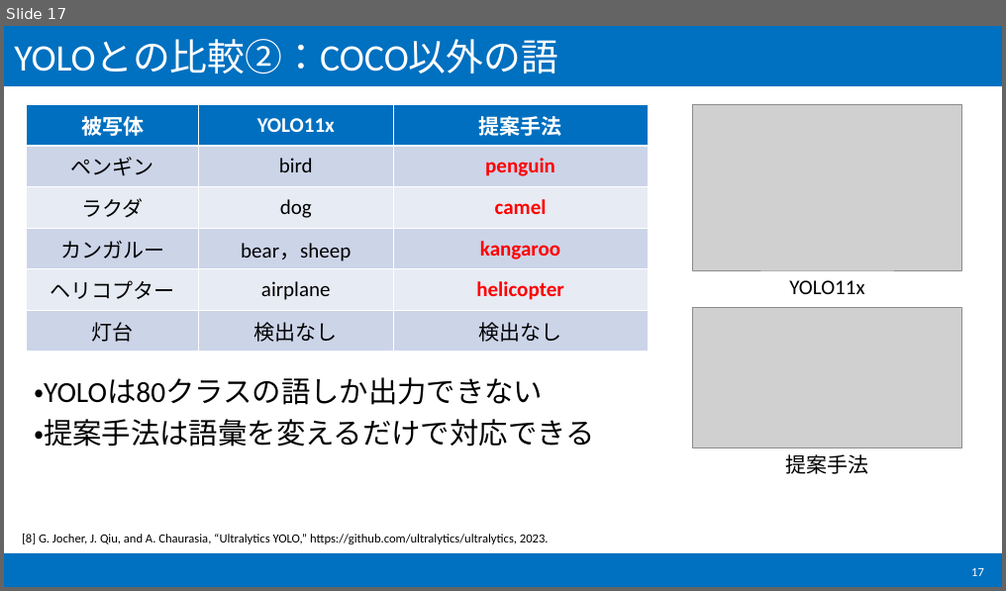
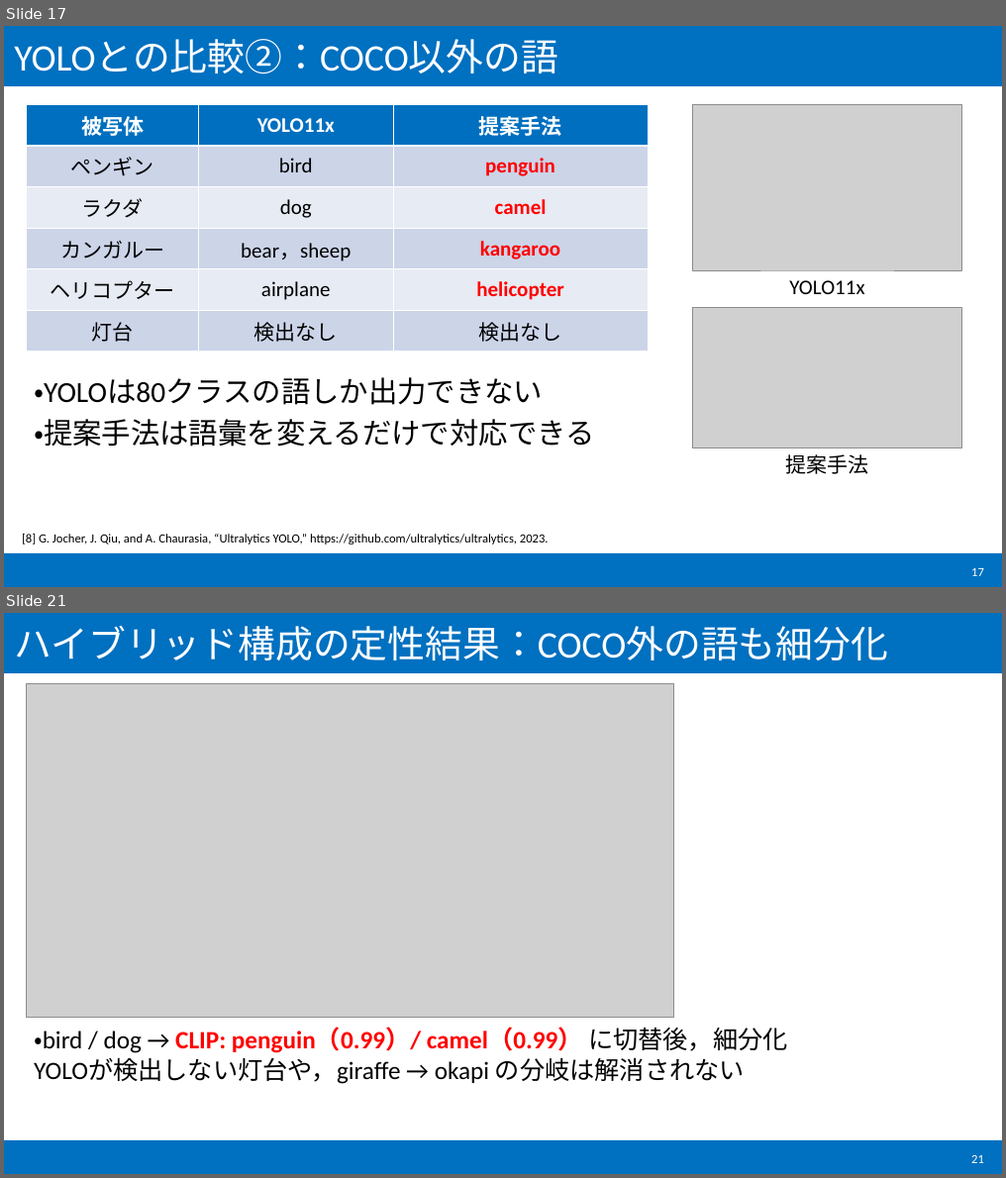
Before and after one commit to Arcazyteez/Adjustable-GranularityObjectAnnotation, a slide deck: slides_object_annotation.pptx. Shown one above the other, each under a label of ours: slide 17 before the commit, slides 17 and 21 after it; the slides between them are not shown. The pictures are 1006x591 and 1006x1178 pixels, drawn with LibreOffice and Linux fonts; fonts in the diff are those of the drawing; grey boxes stand for pictures. Boxes give left, top, right and bottom in pixels: in the first picture for what was removed or moved away, otherwise in the second. Text is boxed around its words. In the diff, an @@ line names an element or a change of style, - is before the commit and + after.

```diff
--- a/slides_object_annotation.pptx
+++ b/slides_object_annotation.pptx
@@ slide 21 added at (4,613,1002,1174), background #FFFFFF; not listed: 2 template elements that a slide beside it also shows @@
@@ title added at (14,625,888,661), 36 pt, text #FFFFFF @@
+ハイブリッド構成の定性結果：COCO外の語も細分化
@@ picture added at (27,684,673,1017) @@
@@ text added at (34,1027,788,1084), 24 pt, text #000000 @@
+・bird / dog → CLIP: penguin（0.99）/ camel（0.99） に切替後，細分化
+YOLOが検出しない灯台や，giraffe → okapi の分岐は解消されない
@@ page number added at (971,1156,984,1163), 12 pt, text #FFFFFF @@
+21
```
Also in this commit, not shown: 1 slide changed, 7 other slides added, 56 other files.
